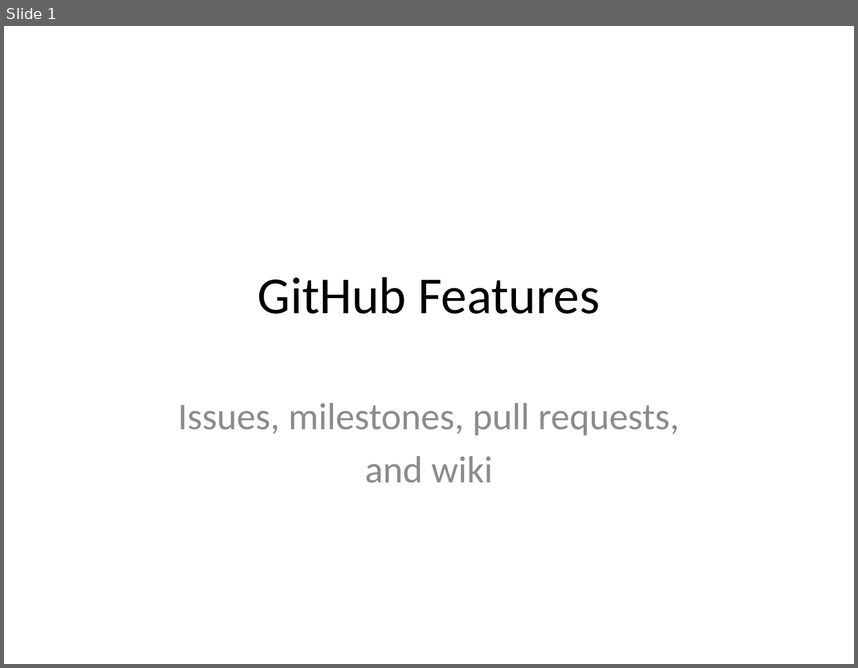
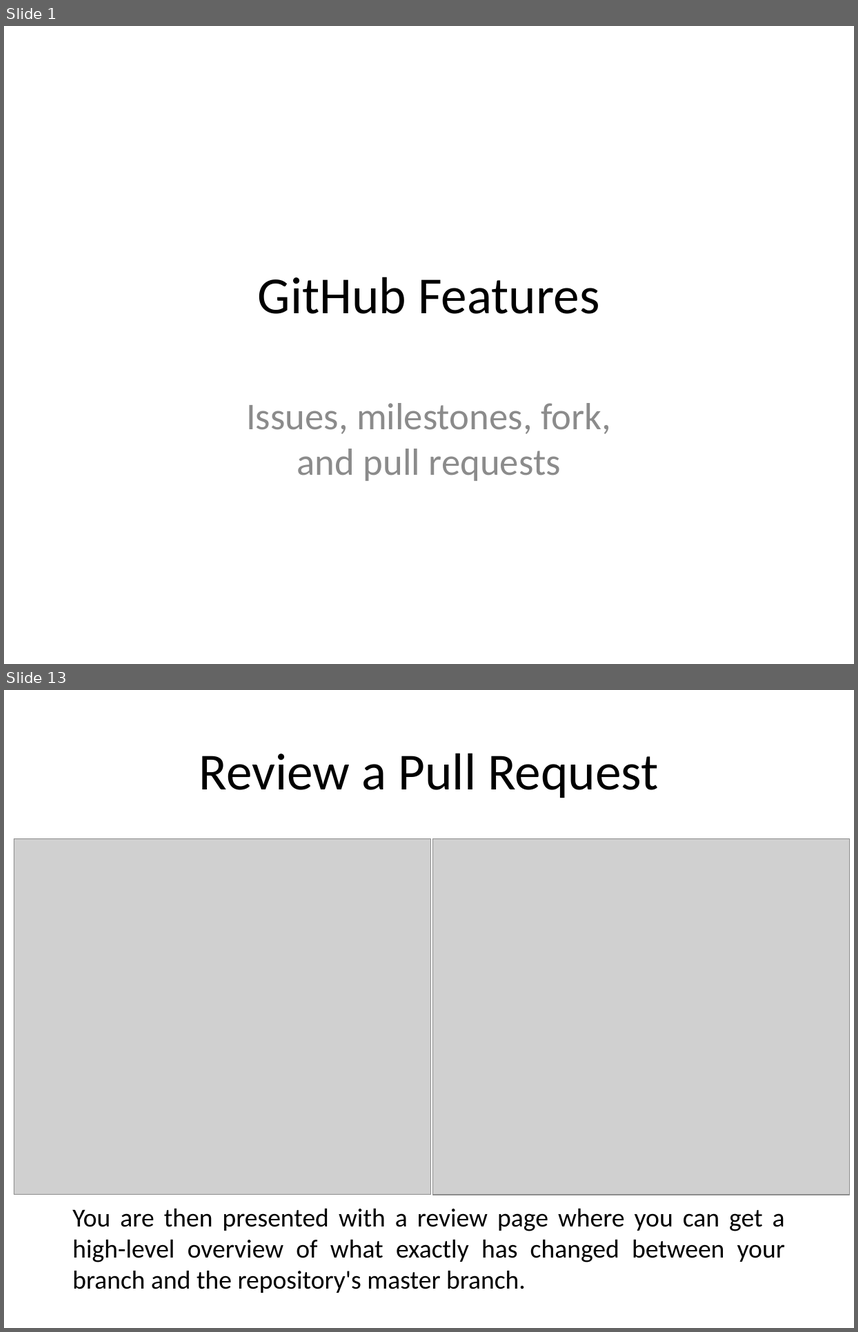
Before and after one commit to abergitdemo/git_demo, a slide deck: slides/github_features.pptx. Shown one above the other, each under a label of ours: slide 1 before the commit, slides 1 and 13 after it; the slides between them are not shown. The pictures are 858x668 and 858x1332 pixels, drawn with LibreOffice and Linux fonts; fonts in the diff are those of the drawing; grey boxes stand for pictures. Boxes give left, top, right and bottom in pixels: in the first picture for what was removed or moved away, otherwise in the second. Text is boxed around its words. In the diff, an @@ line names an element or a change of style, - is before the commit and + after.

```diff
--- a/slides/github_features.pptx
+++ b/slides/github_features.pptx
@@ slide 13 added at (4,690,854,1328), background #FFFFFF @@
@@ title added at (199,753,658,798), 44 pt, text #000000 @@
+Review a Pull Request
@@ picture added at (14,839,432,1194) @@
@@ picture added at (432,839,849,1194) @@
@@ text added at (72,1208,785,1292), 22 pt, text #000000 @@
+You are then presented with a review page where you can get a high-level overview of what exactly has changed between your branch and the repository's master branch.
@@ slide 1 changed as well @@
@@ subtitle at (246,403,611,481): text changed @@
-Issues, milestones, pull requests,
-and wiki
+Issues, milestones, fork,
+and pull requests
```
Also in this commit, not shown: 13 other slides added, 1 slide removed, 19 other files.
